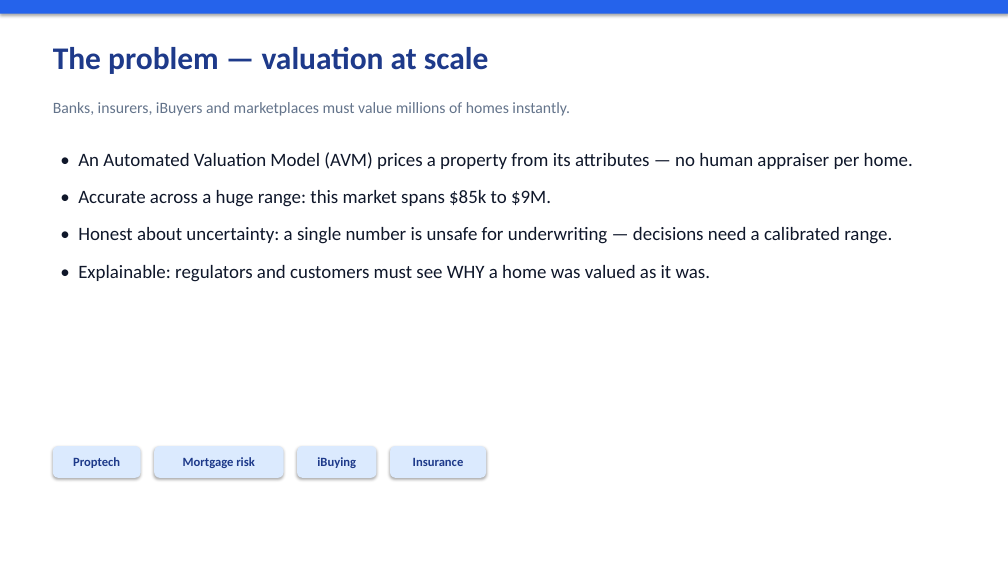
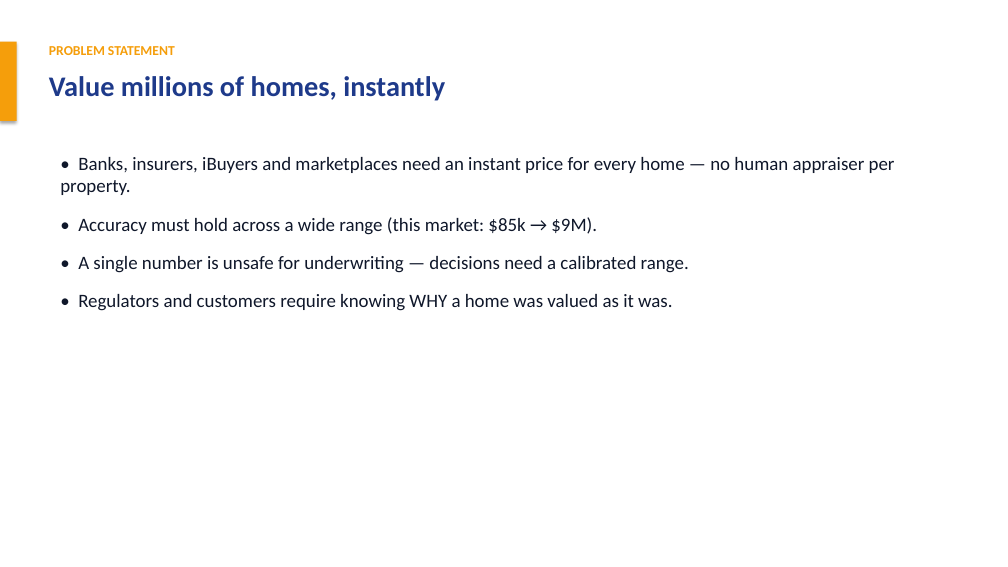
Before and after one commit to Manikaura/House-Valuation-system-using-ML-models, a slide deck: slide 2 of reports/AVM_house_valuation.pptx. Drawn at 1008x567 pixels with LibreOffice and Linux fonts; fonts in the diff are those of the drawing. Boxes give left, top, right and bottom in pixels: in the first picture for what was removed or moved away, otherwise in the second. Text is boxed around its words. In the diff, an @@ line names an element or a change of style, - is before the commit and + after.

```diff
--- a/reports/AVM_house_valuation.pptx
+++ b/reports/AVM_house_valuation.pptx
@@ rectangle removed at <box>0,0,1008,14</box> @@
@@ rectangle added at <box>0,42,17,121</box>, fill #F59E0B @@
@@ text at <box>49,46,175,55</box>: text changed; size 30 to 13 pt; text colour #1E3A8A to #F59E0B @@
-The problem — valuation at scale
+PROBLEM STATEMENT
@@ text at <box>49,76,445,101</box>: text changed; size 15 to 27 pt; text colour #64748B to #1E3A8A; bold on @@
-Banks, insurers, iBuyers and marketplaces must value millions of homes instantly.
+Value millions of homes, instantly
@@ text at <box>60,157,895,311</box>: text changed @@
-• An Automated Valuation Model (AVM) prices a property from its attributes — no human appraiser per home.
-• Accurate across a huge range: this market spans $85k to $9M.
-• Honest about uncertainty: a single number is unsafe for underwriting — decisions need a calibrated range.
-• Explainable: regulators and customers must see WHY a home was valued as it was.
+• Banks, insurers, iBuyers and marketplaces need an instant price for every home — no human appraiser per property.
+• Accuracy must hold across a wide range (this market: $85k → $9M).
+• A single number is unsafe for underwriting — decisions need a calibrated range.
+• Regulators and customers require knowing WHY a home was valued as it was.
@@ rounded rectangle removed at <box>53,446,141,478</box> @@
-Proptech
@@ rounded rectangle removed at <box>154,446,284,478</box> @@
-Mortgage risk
@@ rounded rectangle removed at <box>297,446,377,478</box> @@
-iBuying
@@ rounded rectangle removed at <box>390,446,486,478</box> @@
-Insurance
```
Also in this commit, not shown: 4 other slides changed, 1 slide added, 3 slides removed, 1 other file.
